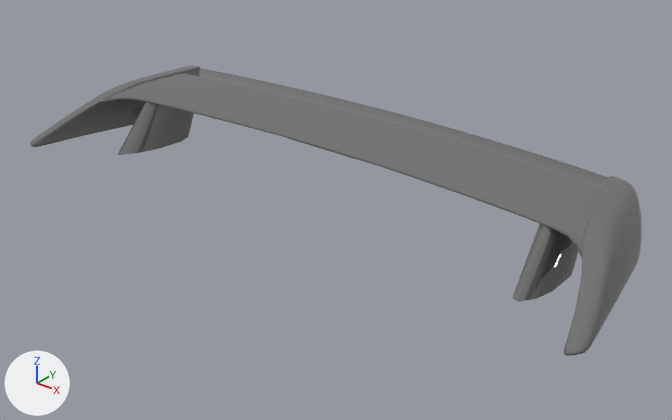
The glTF model content/cars/nissan_rs13/spoiler_oemkouki.glb, before and after one commit.
Camera for both pictures: a 50 mm camera at (1.091, 0.661, 1.515) aimed at (0.047, 1.966, 0.706). Lighting does not change. The marker at lower left points along +X, +Y and +Z.

Objects in the first picture: 'spoiler'.
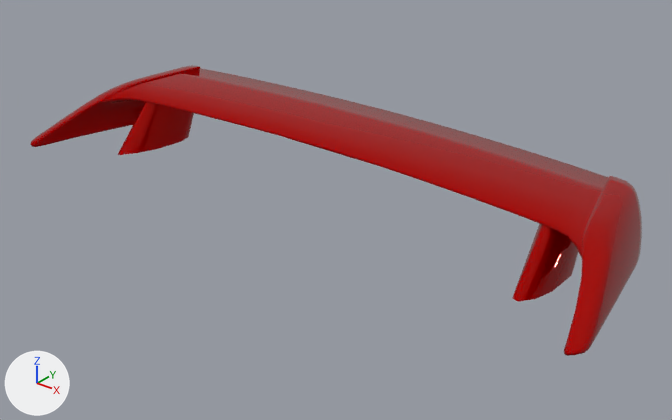
Where the change shows, as pixel boxes (x1, y1, x2, y2) in the pictures (672 x 420 px):
```json
{"object": "spoiler", "change": "surface changed", "before": [30, 65, 642, 356], "after": [30, 65, 642, 356], "on screen": "grey to red"}
```

The change, as JSON lines over the scene's bpy script:
```json
{"block": "mat_paint", "where": "n2 = _N.new('ShaderNodeMix'); n2.name = 'Mix'"}
{"op": "set", "path": "n2.inputs[7].default_value", "old": "(0.256, 0.256, 0.256, 1.0)", "new": "(0.503, 0.0, 0.0, 1.0)", "note": "'B', grey #8a8a8a -> 'B', red #bc0000"}
```
